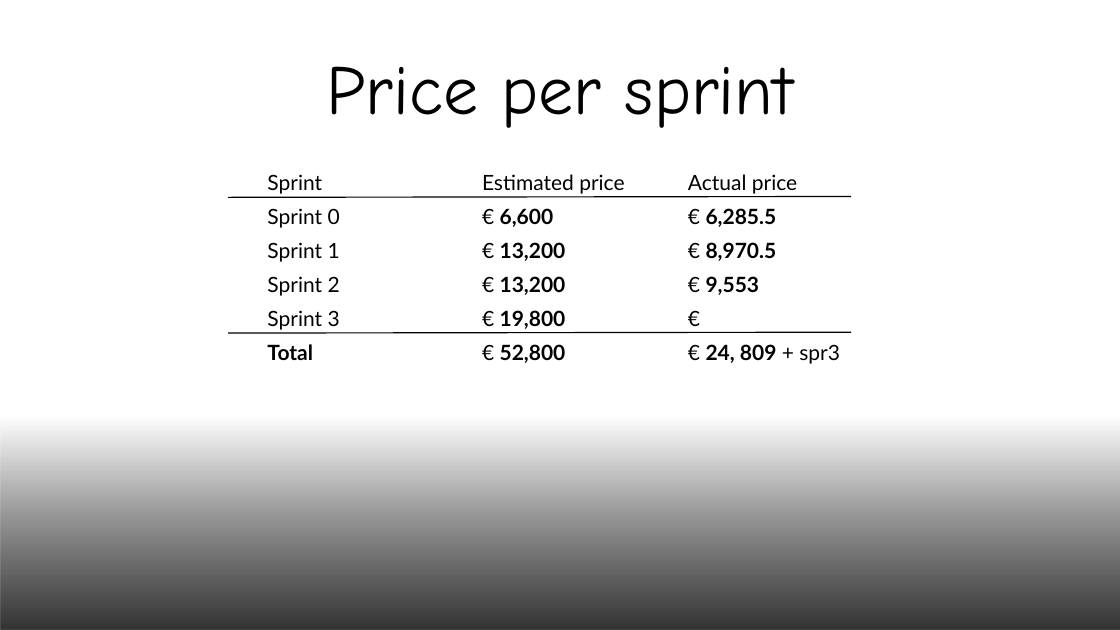
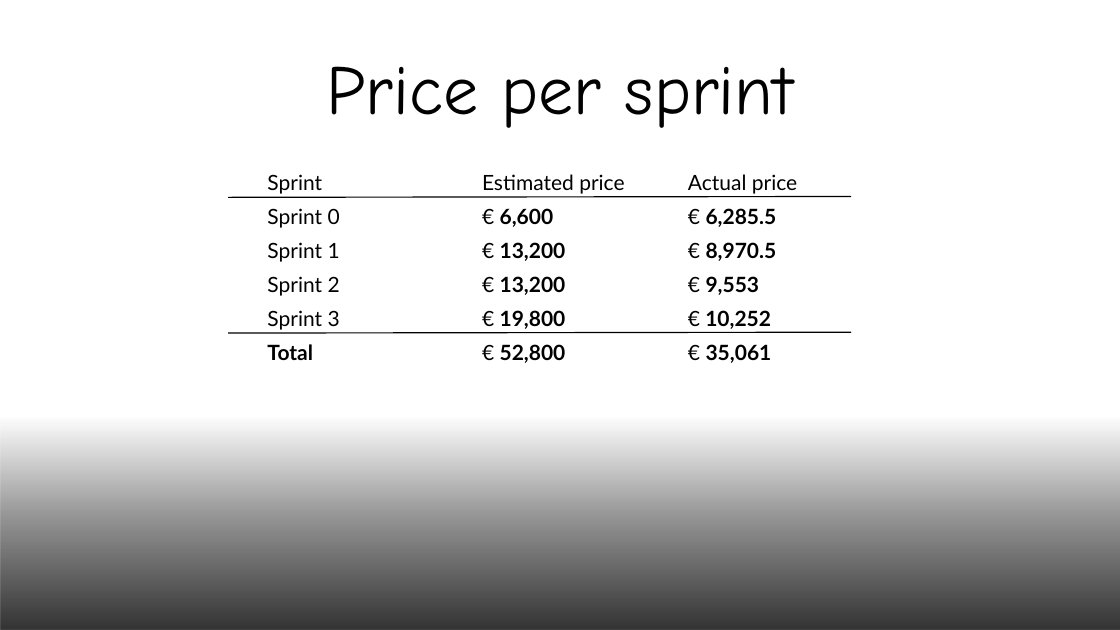
Before and after one commit to CraigChaus/Sketchy-Mine-, a slide deck: slide 4 of docs/resources/Sprint3-Presentation.pptx. Drawn at 1120x630 pixels with LibreOffice and Linux fonts; fonts in the diff are those of the drawing; background and template pictures are left out. Boxes give left, top, right and bottom in pixels: in the first picture for what was removed or moved away, otherwise in the second. Text is boxed around its words. In the diff, an @@ line names an element or a change of style, - is before the commit and + after.

Commit message:
docs: sprint-retrospective documentation [skip ci]

```diff
--- a/docs/resources/Sprint3-Presentation.pptx
+++ b/docs/resources/Sprint3-Presentation.pptx
@@ table at <box>259,166,889,370</box> @@
-row 5, column 3: €
+row 5, column 3: € 10,252
-row 6, column 3: € 24, 809 + spr3
+row 6, column 3: € 35,061
```
Also in this commit, not shown: 1 other slide changed, 6 other files.
